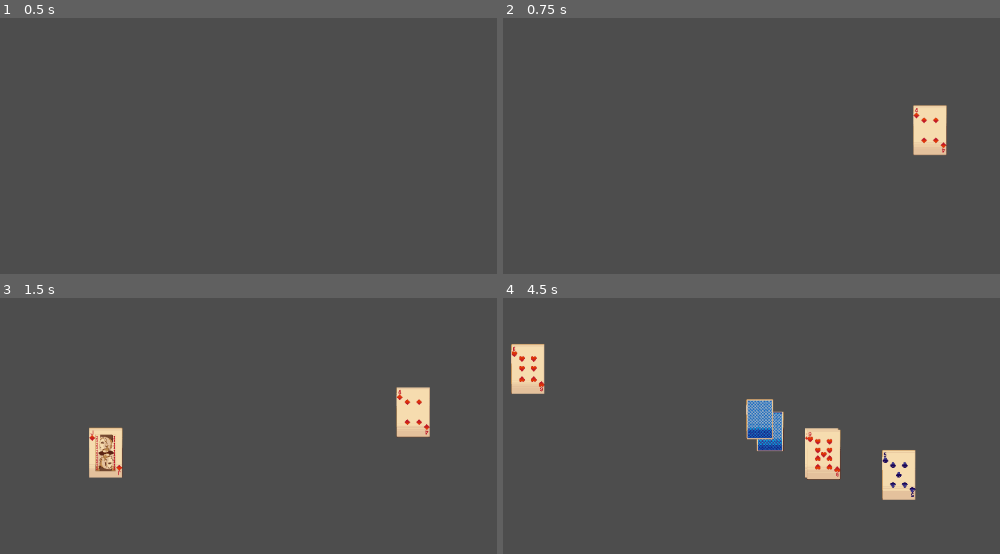
Above: before the commit, frames 1-4 (two rows, left to right).
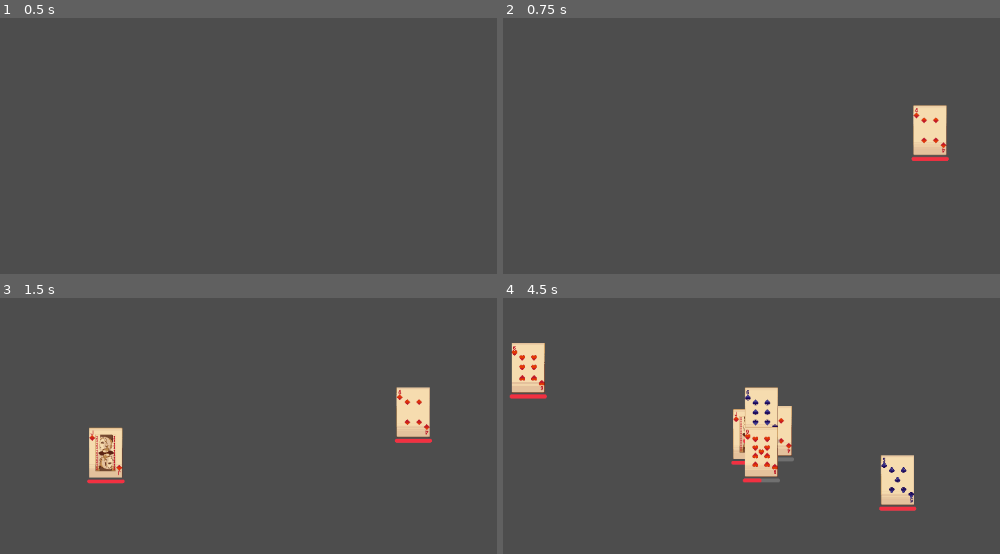
Above: after the commit, the same moments.

Repository: Javachup/Pizza-Jam-July-2024
Game: Godot game, scene res://Scenes/world.tscn
Same seed, same stepped clock (60 frames per second), same inputs: the game is played once before the commit and once after it.
Inputs (mouse positions are in pixels of both pictures, inside the frame that each line leads up to):
- Up to frame 1 (0.5 s): no input
- Up to frame 2 (0.75 s): tap Enter at 0.5 s; move the mouse to (930, 130) at 0.52 s; press the mouse at (930, 130) at 0.53 s
- Up to frame 3 (1.5 s): tap Space at 1.25 s; move the mouse to (89, 454) at 1.27 s; release the mouse at (89, 454) at 1.28 s; right-click (89, 454) at 1.35 s
- Up to frame 4 (4.5 s): move the mouse to (835, 333) at 2.02 s; press the mouse at (835, 333) at 2.03 s; move the mouse to (716, 523) at 2.77 s; release the mouse at (716, 523) at 2.78 s; right-click (716, 523) at 2.85 s; move the mouse to (995, 500) at 3.52 s; press the mouse at (995, 500) at 3.53 s; move the mouse to (512, 364) at 4.27 s; release the mouse at (512, 364) at 4.28 s; right-click (512, 364) at 4.35 s

Frame 1 is identical in both runs. In frame 2, 0.1% of the frame differs, in the area x 82-90%, y 54-56%; in frame 3, 0.3%; in frame 4, 6.3%, in the area x 1-84%, y 17-84%.

Commit message:
Adds a health bar

Diff:
--- a/Scenes/card-world.tscn
+++ b/Scenes/card-world.tscn
@@ -261,6 +261,20 @@
 "speed": 0.0
 }]
 
+[sub_resource type="StyleBoxFlat" id="StyleBoxFlat_7bp2u"]
+bg_color = Color(0.6, 0.6, 0.6, 0.458824)
+corner_radius_top_left = 5
+corner_radius_top_right = 5
+corner_radius_bottom_right = 5
+corner_radius_bottom_left = 5
+
+[sub_resource type="StyleBoxFlat" id="StyleBoxFlat_0li3i"]
+bg_color = Color(0.95, 0.19, 0.253333, 1)
+corner_radius_top_left = 5
+corner_radius_top_right = 5
+corner_radius_bottom_right = 5
+corner_radius_bottom_left = 5
+
 [node name="Card" type="CharacterBody2D"]
 collision_layer = 0
 collision_mask = 0
@@ -289,4 +303,16 @@
 wait_time = 0.5
 one_shot = true
 
+[node name="HealthBar" type="ProgressBar" parent="."]
+unique_name_in_owner = true
+offset_left = -53.0
+offset_top = 77.0
+offset_right = 54.0
+offset_bottom = 88.0
+size_flags_horizontal = 4
+theme_override_styles/background = SubResource("StyleBoxFlat_7bp2u")
+theme_override_styles/fill = SubResource("StyleBoxFlat_0li3i")
+value = 50.0
+show_percentage = false
+
 [connection signal="timeout" from="Attack/AttackTimer" to="." method="_on_attack_timer_timeout"]
--- a/Scripts/card-world.gd
+++ b/Scripts/card-world.gd
@@ -7,13 +7,14 @@
 enum Team { NONE = -1, BLUE, RED, GREEN, YELLOW }
 
 const SPEED = 300.0
-const CLOSEST_DIST = 50.0
+const CLOSEST_DIST = 75.0
 const SMALLER_SIZE = 0.8
 const SMALLER_SPEED = 0.1
 
 @onready var sprite = %AnimatedSprite2D
 @onready var attack_area = %Attack
 @onready var attack_timer = %AttackTimer
+@onready var health_bar = %HealthBar
 
 var suit:Suit = Suit.BACK
 var rank:int # 0=Ace, 12=King
@@ -21,8 +22,8 @@
 
 var health := 100.0
 var is_dead:bool :
-	get: return health < 0
-var attack_damage := 100.0
+	get: return health <= 0
+var attack_damage := 10.0
 
 var can_attack := true
 
@@ -87,7 +88,10 @@
 func _ready():
 	update_card()
 
-func _physics_process(delta):
+func _process(_delta):
+	health_bar.value = health
+
+func _physics_process(_delta):
 	if is_dead:
 		scale = Vector2.ONE * lerp(scale.x, SMALLER_SIZE, SMALLER_SPEED)
 	else:
Not shown: 1 places in Scenes/card-world.tscn that only renumber resources
